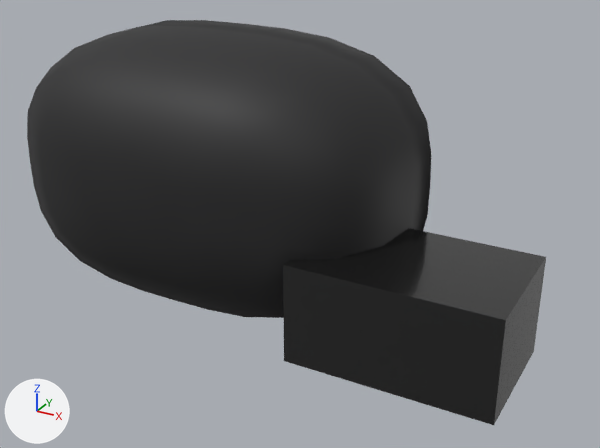
A saved change to the glTF model e36/out/parts/mirror_R.glb.
One viewpoint serves both versions: a 50 mm lens placed at (0.056, -0.223, 0.133), pointed at (-0.071, 0.009, 0.017). Arrows for +X, +Y and +Z are at lower left; the lights stay in place. The first picture is the older version. Vertices at exactly the same position are counted once.

Names of what the first picture shows: 'mirror_R'.
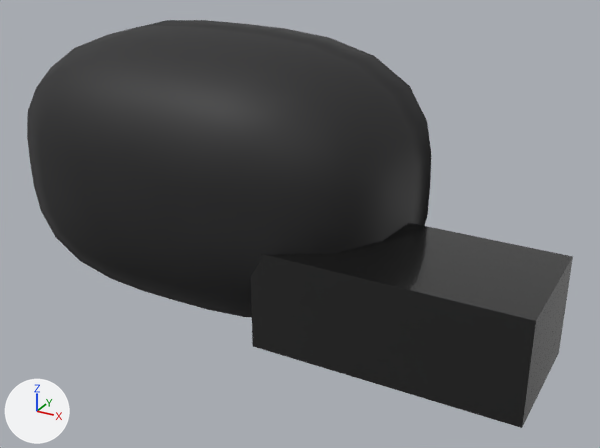
The newer file is also turned or shifted as a whole; pictures and numbers use the older file's frame.

Boxes (x1, y1, x2, y2) around the edits, measured in the pictures (600 x 448 px; the box of a moved part takes in the faces that stretch with it):
'mirror_R', reshaped: before (27, 20, 546, 425); after (27, 20, 573, 428)
part 1 of me_mirror_r, moved or reshaped: before (283, 228, 546, 425); after (251, 223, 573, 428)

Patch to the scene script:
```diff
--- a/e36/out/parts/mirror_R.glb.py
+++ b/e36/out/parts/mirror_R.glb.py
@@ me_mirror_r @@
 # used by ob_mirror_r; location = (0.0, 0.0, 0.0)
-me_mirror_r.from_pydata(...)  # 205 vertices, 402 faces; spans x -0.188..0.01, y -0.028..0.04, z -0.023..0.077
+me_mirror_r.from_pydata(...)  # 205 vertices, 402 faces; spans x -0.188..0.018, y -0.028..0.04, z -0.023..0.077
+# me_mirror_r part 1: the loose piece of 8 vertices spanning x -0.06..0.01, y -0.022..0.023, z -0.018..0.017 is scaled about its middle by (1.29, 1, 1), then moved by (-0.002, 0.0, 0.002)
 me_mirror_r.materials.append(mat_plastic_black)
```
